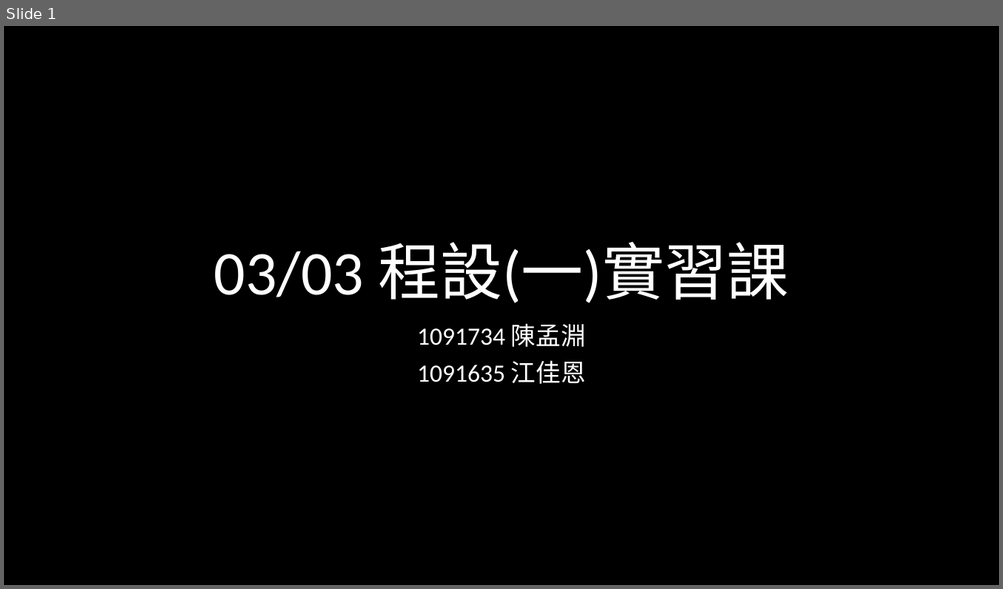
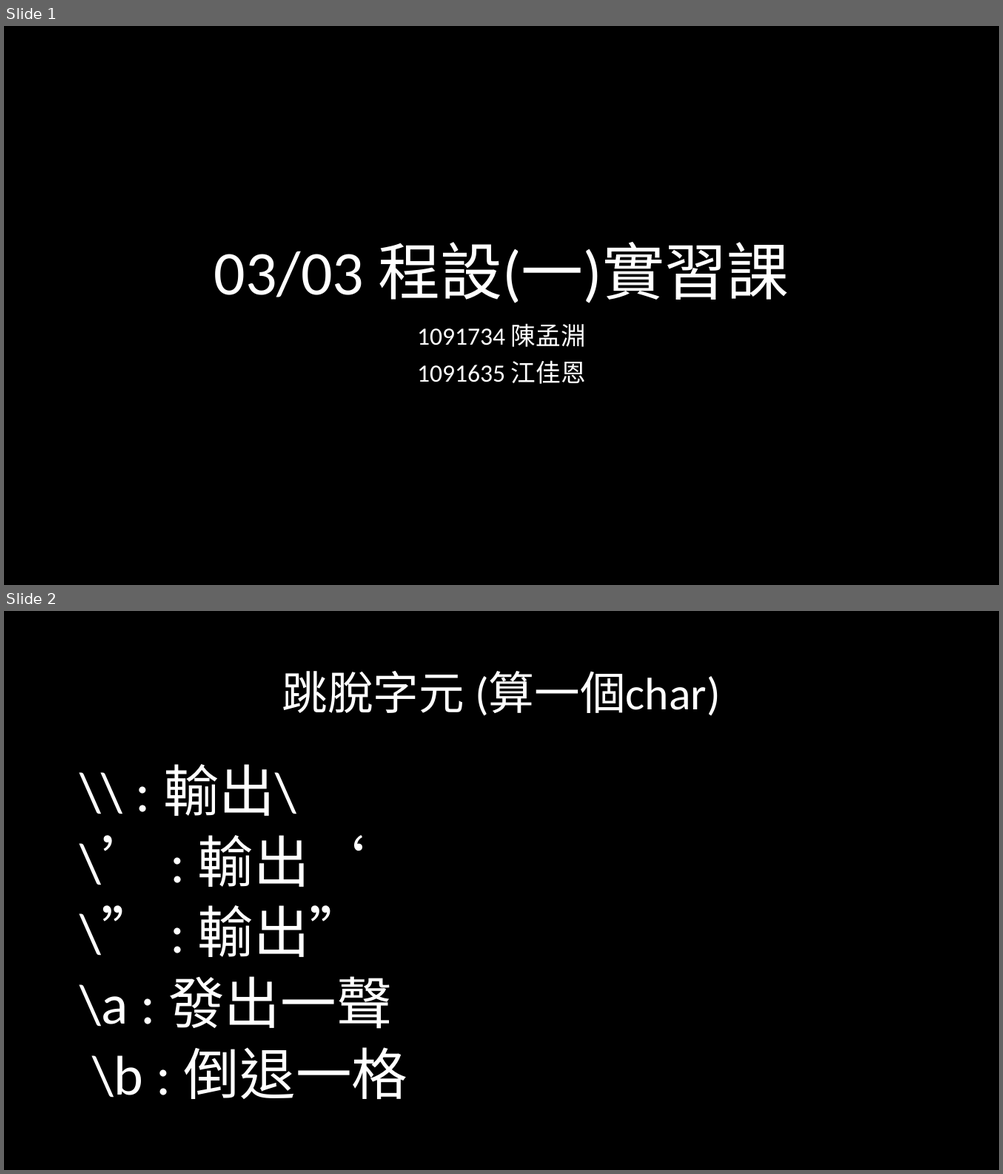
Before and after one commit to weermark/class, a slide deck: class_ppt/程一實習0303.pptx. Shown one above the other, each under a label of ours: slide 1 before the commit, slides 1 and 2 after it. The pictures are 1003x589 and 1003x1174 pixels, drawn with LibreOffice and Linux fonts; fonts in the diff are those of the drawing. Boxes give left, top, right and bottom in pixels: in the first picture for what was removed or moved away, otherwise in the second. Text is boxed around its words. In the diff, an @@ line names an element or a change of style, - is before the commit and + after.

```diff
--- a/class_ppt/程一實習0303.pptx
+++ b/class_ppt/程一實習0303.pptx
@@ slide 2 added at box(4, 611, 999, 1170), background #000000 @@
@@ title added at box(282, 671, 720, 716), 44 pt, text #FFFFFF @@
+跳脫字元 (算一個char)
@@ text added at box(79, 764, 407, 1099), 54 pt, text #FFFFFF @@
+\\ : 輸出\
+\’ : 輸出‘
+\” : 輸出”
+\a : 發出一聲
+\b : 倒退一格
```
Also in this commit, not shown: 7 other slides added, 2 slides removed, 1 other file.
